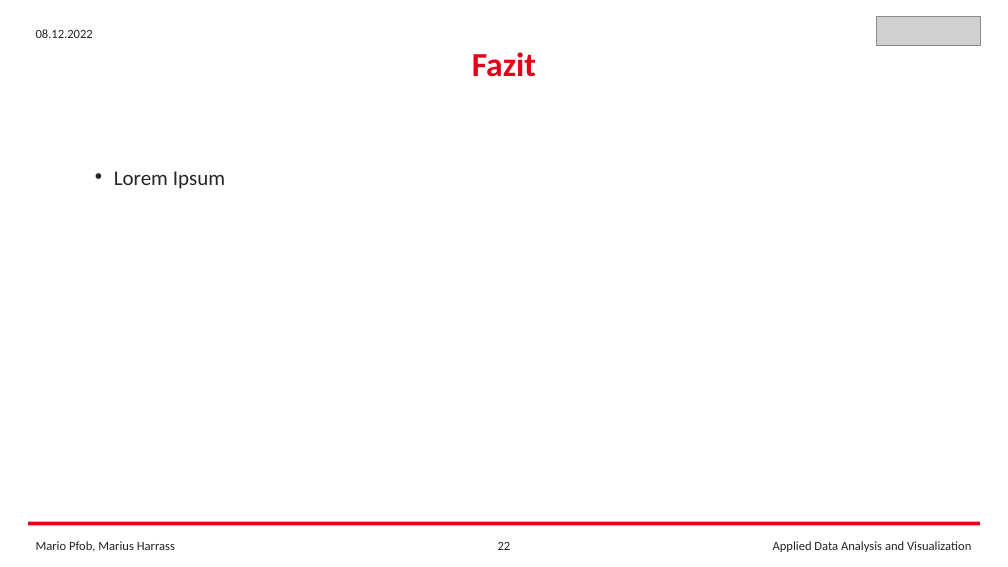
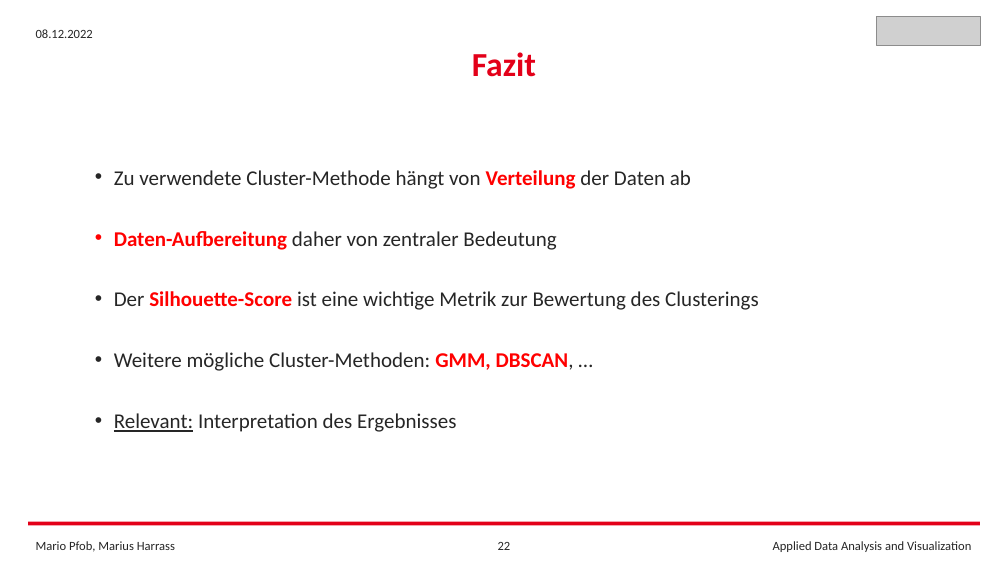
Before and after one commit to FrankCastlepancakes/ClusteringScikitLearn, a slide deck: slide 22 of Clustering_Scikit_Learn.pptx. Drawn at 1008x567 pixels with LibreOffice and Linux fonts; fonts in the diff are those of the drawing; grey boxes stand for pictures. Boxes give left, top, right and bottom in pixels: in the first picture for what was removed or moved away, otherwise in the second. Text is boxed around its words. In the diff, an @@ line names an element or a change of style, - is before the commit and + after.

```diff
--- a/Clustering_Scikit_Learn.pptx
+++ b/Clustering_Scikit_Learn.pptx
@@ text at (x1=114, y1=170, x2=759, y2=432): text changed @@
-• Lorem Ipsum
+• Zu verwendete Cluster-Methode hängt von Verteilung der Daten ab
+• Daten-Aufbereitung daher von zentraler Bedeutung
+• Der Silhouette-Score ist eine wichtige Metrik zur Bewertung des Clusterings
+• Weitere mögliche Cluster-Methoden: GMM, DBSCAN, …
+• Relevant: Interpretation des Ergebnisses
```
Also in this commit, not shown: 1 other file.
